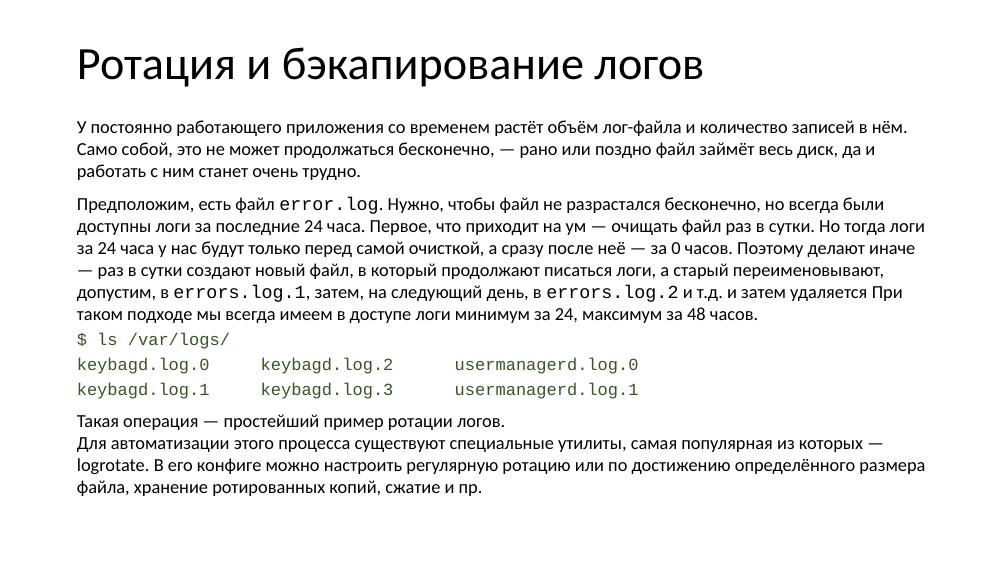
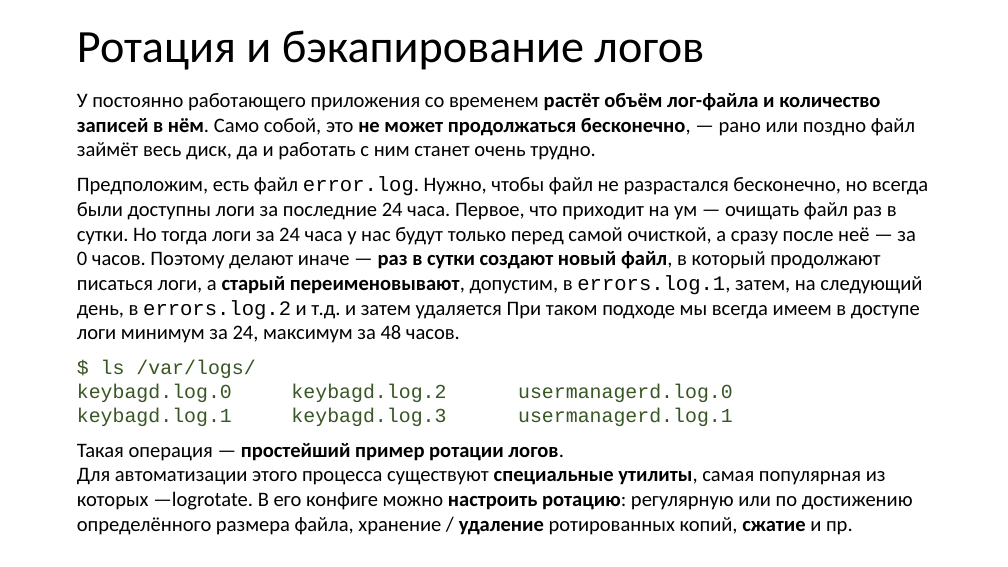
Before and after one commit to xtrueman/prog_instruments, a slide deck: slide 19 of presentations/Logging.pptx. Drawn at 1008x567 pixels with LibreOffice and Linux fonts; fonts in the diff are those of the drawing. Boxes give left, top, right and bottom in pixels: in the first picture for what was removed or moved away, otherwise in the second. Text is boxed around its words. In the diff, an @@ line names an element or a change of style, - is before the commit and + after.

```diff
--- a/presentations/Logging.pptx
+++ b/presentations/Logging.pptx
@@ title "Ротация и бэкапирование логов": place and size @@
-title "Ротация и бэкапирование логов" at box(77, 47, 704, 87)
+title "Ротация и бэкапирование логов" at box(77, 30, 704, 70)
@@ text "У постоянно работающего приложения со ...": place and size @@
-text "У постоянно работающего приложения со ..." at box(77, 120, 925, 496)
+text "У постоянно работающего приложения со ..." at box(77, 93, 928, 535)
@@ text at box(77, 93, 928, 343): size 17.5 to 19.6 pt in "У постоянно работающего приложения со временем растёт ...", "Предположим, есть файл error.log. Нужно, чтобы файл ..."; bold on in "растёт объём лог-файла и количество записей в ...", "раз в сутки создают новый файл, старый ..." @@
@@ text at box(77, 360, 913, 535): text changed; size 17.5 to 19.6 pt @@
-$ ls /var/logs/
-keybagd.log.0 keybagd.log.2 usermanagerd.log.0
-keybagd.log.1 keybagd.log.3 usermanagerd.log.1
-Такая операция — простейший пример ротации логов.
-Для автоматизации этого процесса существуют специальные утилиты, самая популярная из которых —logrotate. В его конфиге можно настроить регулярную ротацию или по достижению определённого размера файла, хранение ротированных копий, сжатие и пр.
+$ ls /var/logs/
+keybagd.log.0 keybagd.log.2 usermanagerd.log.0
+keybagd.log.1 keybagd.log.3 usermanagerd.log.1
+Такая операция — простейший пример ротации логов.
+Для автоматизации этого процесса существуют специальные утилиты, самая популярная из которых —logrotate. В его конфиге можно настроить ротацию: регулярную или по достижению определённого размера файла, хранение / удаление ротированных копий, сжатие и пр.
```
Also in this commit, not shown: 21 other slides changed, 2 other files.
